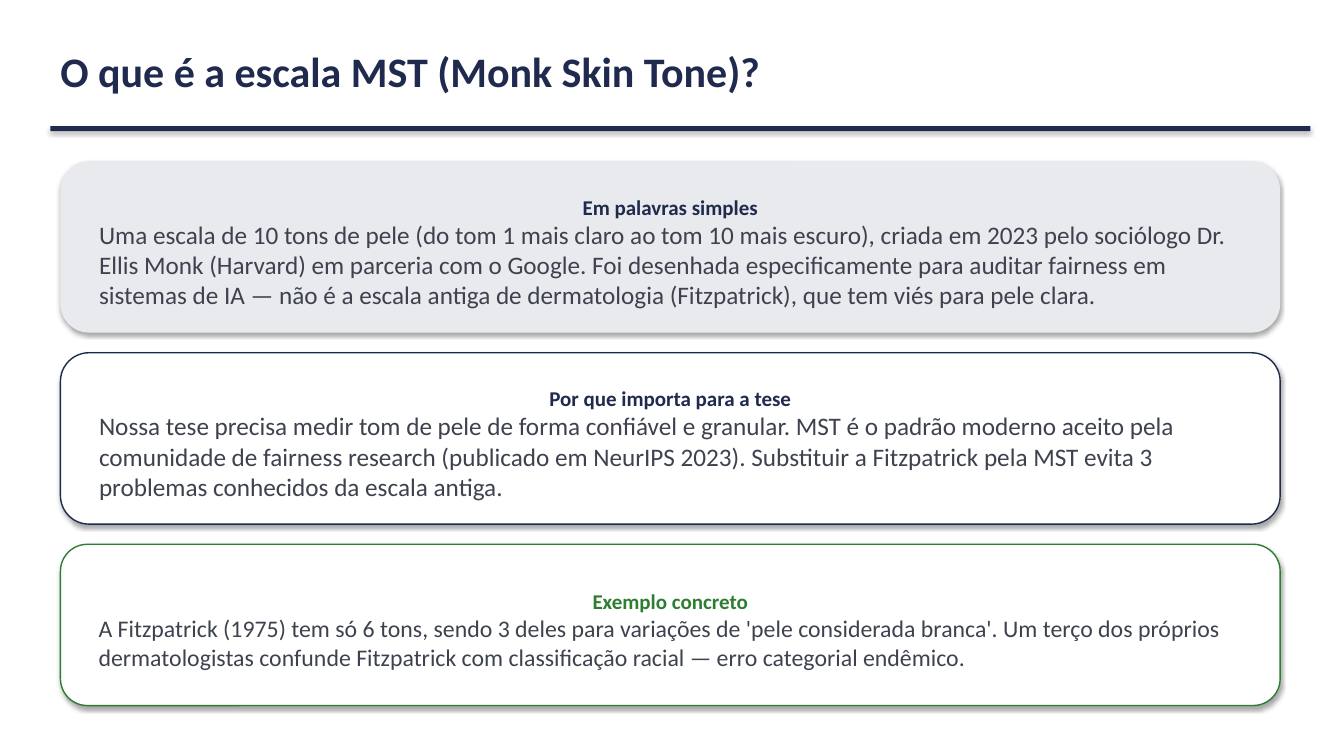
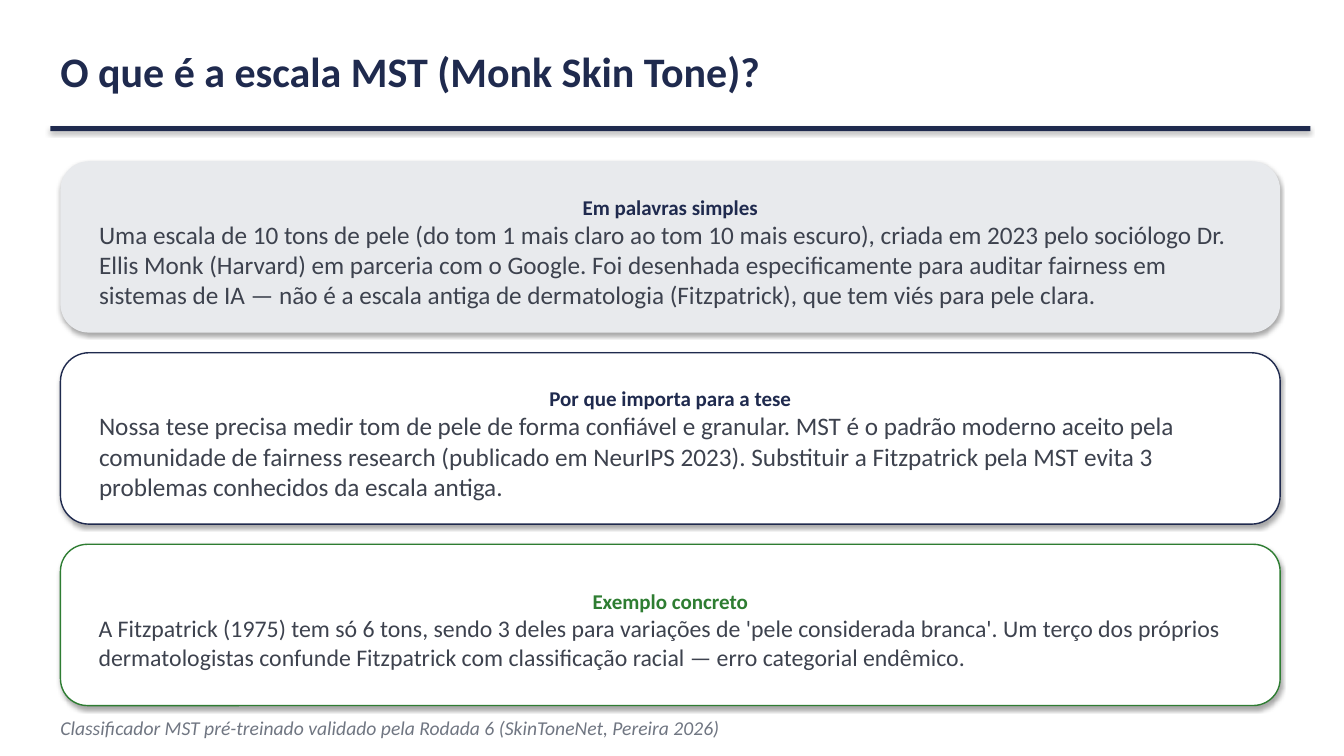
Before and after one commit to marcellozzetti/Facial-Recognition-Models-Mitigating-Bias, a slide deck: slide 15 of docs/ativo/material_reuniao_orientador_v3.2.1.pptx (slide 16 before the commit). Drawn at 1344x756 pixels with LibreOffice and Linux fonts; fonts in the diff are those of the drawing. Boxes give left, top, right and bottom in pixels: in the first picture for what was removed or moved away, otherwise in the second. Text is boxed around its words. In the diff, an @@ line names an element or a change of style, - is before the commit and + after.

```diff
--- a/docs/ativo/material_reuniao_orientador_v3.2.1.pptx
+++ b/docs/ativo/material_reuniao_orientador_v3.2.1.pptx
@@ text added at box(60, 721, 719, 738), 14 pt, text #707682, italic @@
+Classificador MST pré-treinado validado pela Rodada 6 (SkinToneNet, Pereira 2026)
```
Also in this commit, not shown: 5 other slides changed, 1 slide removed, 1 other file.
